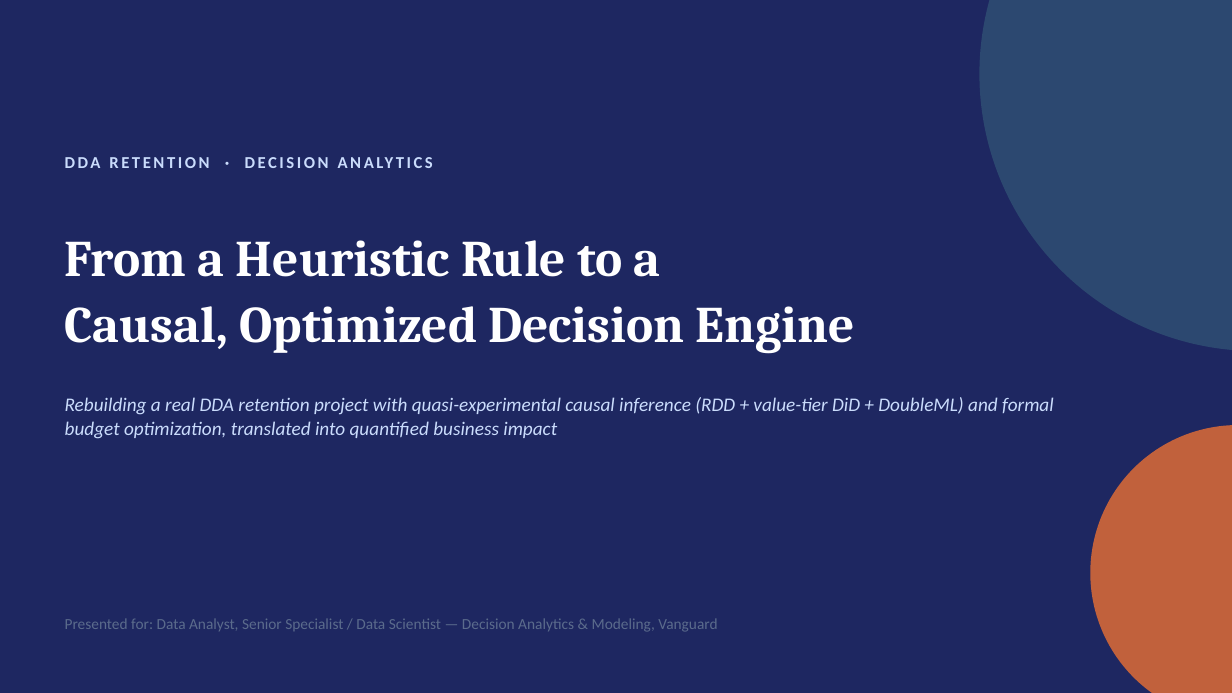
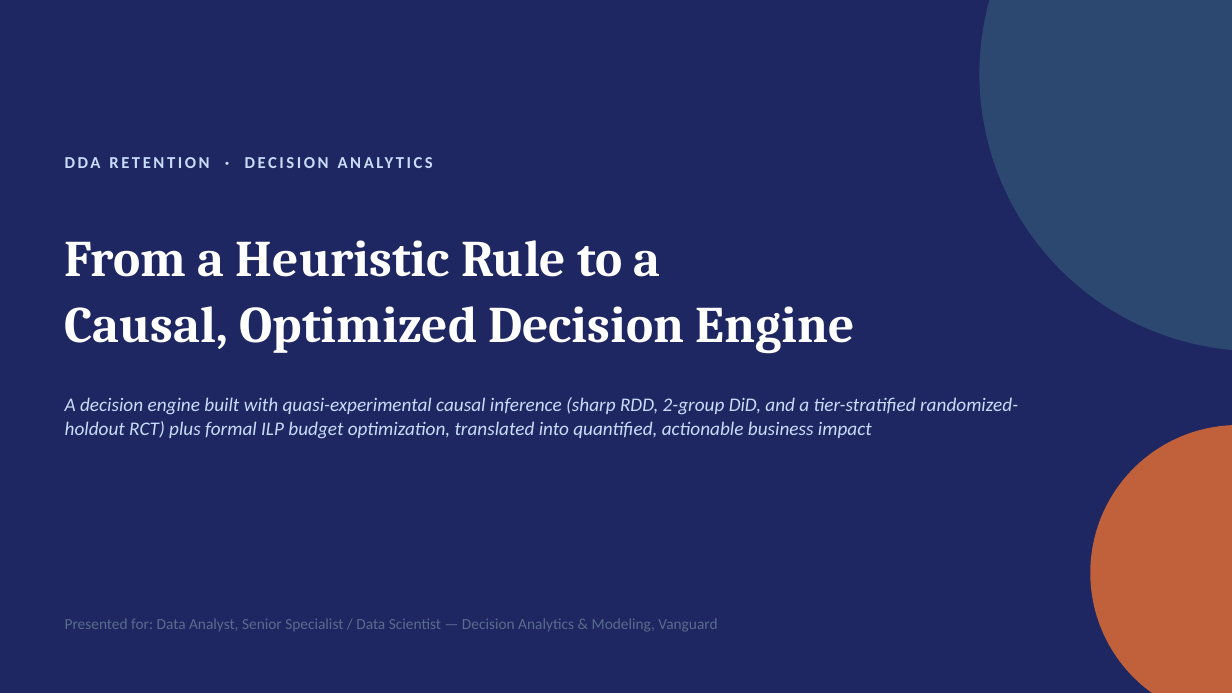
Before and after one commit to crystal1361/DDA-Retention, a slide deck: slide 1 of deck/vanguard_dda_deck.pptx. Drawn at 1232x693 pixels with LibreOffice and Linux fonts; fonts in the diff are those of the drawing. Boxes give left, top, right and bottom in pixels: in the first picture for what was removed or moved away, otherwise in the second. Text is boxed around its words. In the diff, an @@ line names an element or a change of style, - is before the commit and + after.

Commit message:
Rebuild deck/: 20-slide redesign (deck, Q&A doc, speech script)

```diff
--- a/deck/vanguard_dda_deck.pptx
+++ b/deck/vanguard_dda_deck.pptx
@@ text at <box>65,397,1018,439</box>: text changed @@
-Rebuilding a real DDA retention project with quasi-experimental causal inference (RDD + value-tier DiD + DoubleML) and formal budget optimization, translated into quantified business impact
+A decision engine built with quasi-experimental causal inference (sharp RDD, 2-group DiD, and a tier-stratified randomized-holdout RCT) plus formal ILP budget optimization, translated into quantified, actionable business impact
```
Also in this commit, not shown: 10 other slides changed, 8 slides added, 6 slides removed, 4 other files.
